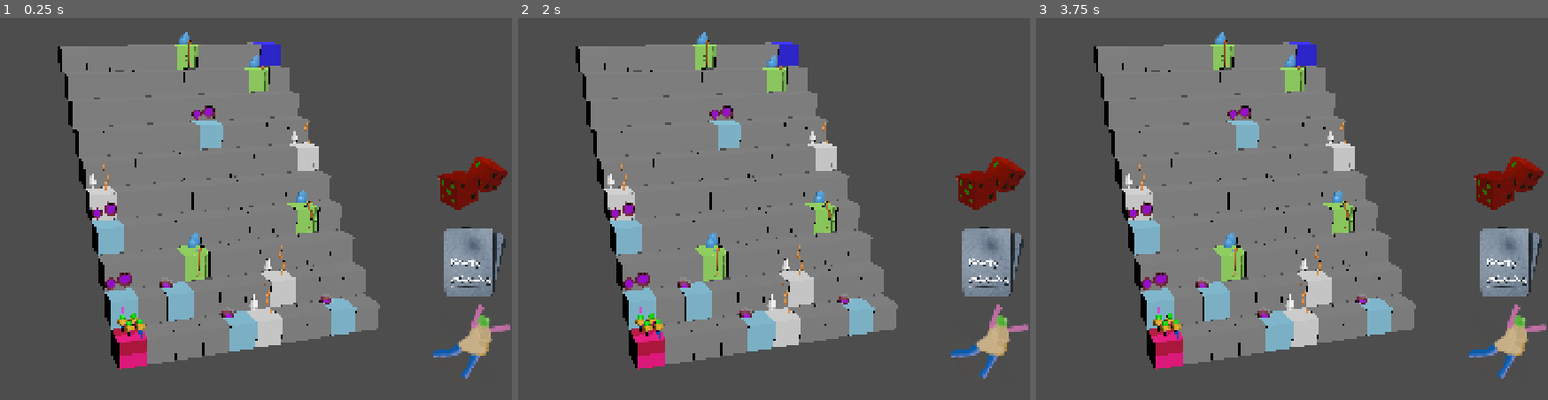
Above: before the commit, frames 1-3 (left to right).
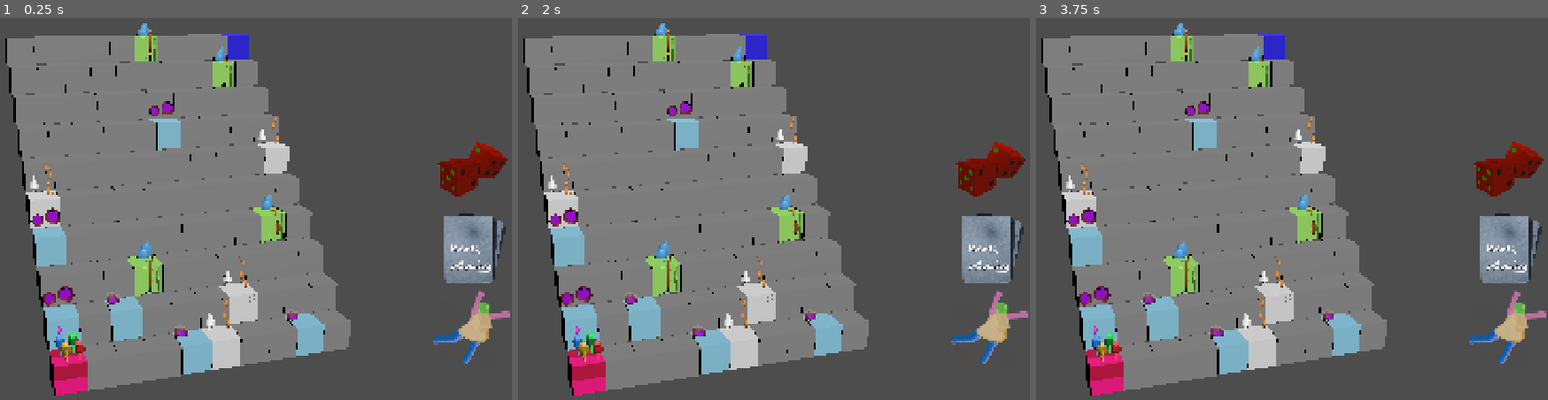
Above: after the commit, the same moments.

Repository: schwarzova/game-jam-2025
Game: Godot game, scene res://scenes/game.tscn
The game is run twice, just before and just after one commit, with the same random seed, the same clock (stepped at 60 frames per second) and the same inputs.
Inputs:
- Up to frame 1 (0.25 s): no input
- Up to frame 2 (2 s): tap Enter at 0.5 s
- Up to frame 3 (3.75 s): tap Space at 2 s; tap Enter at 3.5 s

The runs differ from the first frame. In frame 1, 33% of the frame differs, in the area x 1-100%, y 1-99%; in frame 2, 33%; in frame 3, 33%.

Commit message:
Player colors

Diff:
--- a/scenes/game.gd
+++ b/scenes/game.gd
@@ -142,14 +142,19 @@
 	var start_tile = tiles[0]
 
 	# Barvy hráčů (můžeš upravit)
-	var human_colors = [
-		Color(0.2, 0.6, 1.0),
+	var colors_belly = [
+		Color(0.0, 0.408, 0.742, 1.0),
+		Color(0.0, 0.422, 0.133, 1.0),
+		Color(0.623, 0.486, 0.0, 1.0),
+		Color(0.703, 0.0, 0.105, 1.0),
+	]
+
+	var colors = [
+		Color(0.377, 0.674, 1.0, 1.0),
 		Color(0.2, 1.0, 0.4),
-		Color(1.0, 0.8, 0.2),
-		Color(1.0, 0.3, 0.3),
+		Color(1.0, 0.807, 0.25, 1.0),
+		Color(1.0, 0.372, 0.356, 1.0),
 	]
-
-	var enemy_color = Color(0.5, 0.2, 0.8)
 
 	var positions = [
 		Vector3(-0.2, -0.3, -0.2), # hráč 0
@@ -166,7 +171,8 @@
 		p.board = self
 		p.player_type = p.PlayerType.HUMAN
 		p.player_index = index_counter
-		p.color = human_colors[i]
+		p.color = colors[index_counter]
+		p.colorBelly = colors_belly[index_counter]
 		p.current_tile_index = 0
 		p.movement_started.connect(_on_player_movement_started)
 		p.movement_finished.connect(_on_player_movement_finished)
@@ -185,7 +191,8 @@
 		e.board = self
 		e.player_type = e.PlayerType.ENEMY
 		e.player_index = index_counter
-		e.color = enemy_color
+		e.color = colors[index_counter]
+		e.colorBelly = colors_belly[index_counter]
 		e.current_tile_index = 0
 
 		var base_pos = start_tile.player_spot.global_position
--- a/scenes/game.tscn
+++ b/scenes/game.tscn
@@ -39,7 +39,7 @@
 transform = Transform3D(1, 0, 0, 0, 1, 0, 0, 0, 1, -4.7683716e-07, 0, 0)
 
 [node name="Camera3D" type="Camera3D" parent="."]
-transform = Transform3D(0.95471406, 0.08300678, -0.28571123, -0.29752484, 0.2663567, -0.9168059, 0, 0.9602937, 0.27899107, -5.3328094, -20.371653, 11.360691)
+transform = Transform3D(0.95471406, 0.08300678, -0.28571123, -0.29752484, 0.2663567, -0.9168059, 0, 0.9602937, 0.27899107, -2.9108963, -18.592484, 10.858017)
 current = true
 fov = 32.7
 
@@ -71,11 +71,13 @@
 grow_horizontal = 2
 grow_vertical = 2
 scale = Vector2(0.28, 0.28)
+alignment = 1
 vertical = true
 
 [node name="DiceResultLabel" type="Label" parent="CanvasLayer/HUD/BottomRightActions"]
 layout_mode = 2
-theme_override_font_sizes/font_size = 120
+theme_override_colors/font_color = Color(0.8107237, 0.16856742, 0.08861185, 1)
+theme_override_font_sizes/font_size = 240
 
 [node name="BtnDice" type="TextureButton" parent="CanvasLayer/HUD/BottomRightActions"]
 layout_mode = 2
--- a/scenes/player/player.gd
+++ b/scenes/player/player.gd
@@ -5,6 +5,7 @@
 @export var player_type: PlayerType = PlayerType.HUMAN
 @export var player_index: int = 0      # 0..3
 @export var color: Color = Color(1, 1, 1)
+@export var colorBelly: Color = Color(1, 1, 1)
 @onready var active_indicator: Node3D = $ActiveIndicator
 
 var current_tile_index: int = 0
@@ -25,12 +26,21 @@
 @onready var follow_camera: Camera3D = $FollowCamera
 @onready var model = $Model
 @onready var anim_player: AnimationPlayer = $playerglb/AnimationPlayer
-
+@onready var cylinder_002: MeshInstance3D = $playerglb/rig/Skeleton3D/Cylinder_002
+@onready var icosphere: MeshInstance3D = $playerglb/rig/Skeleton3D/Icosphere
+@onready var cylinder_003: MeshInstance3D = $playerglb/rig/Skeleton3D/Cylinder_003
+@onready var player: MeshInstance3D = $playerglb/rig/Skeleton3D/Player
 
 func _ready():
 	# základ – obarví model (pokud má MeshInstance3D s material override nebo modulate)
-	if model is MeshInstance3D:
-		model.modulate = color
+	var mat = StandardMaterial3D.new()
+	mat.albedo_color = color
+	var matBelly = StandardMaterial3D.new()
+	matBelly.albedo_color = colorBelly
+	cylinder_002.material_override = mat
+	cylinder_003.material_override = mat
+	icosphere.material_override = mat
+	player.material_override = matBelly
 
 func move_steps(steps: int) -> void:
 	if is_moving or board == null:
